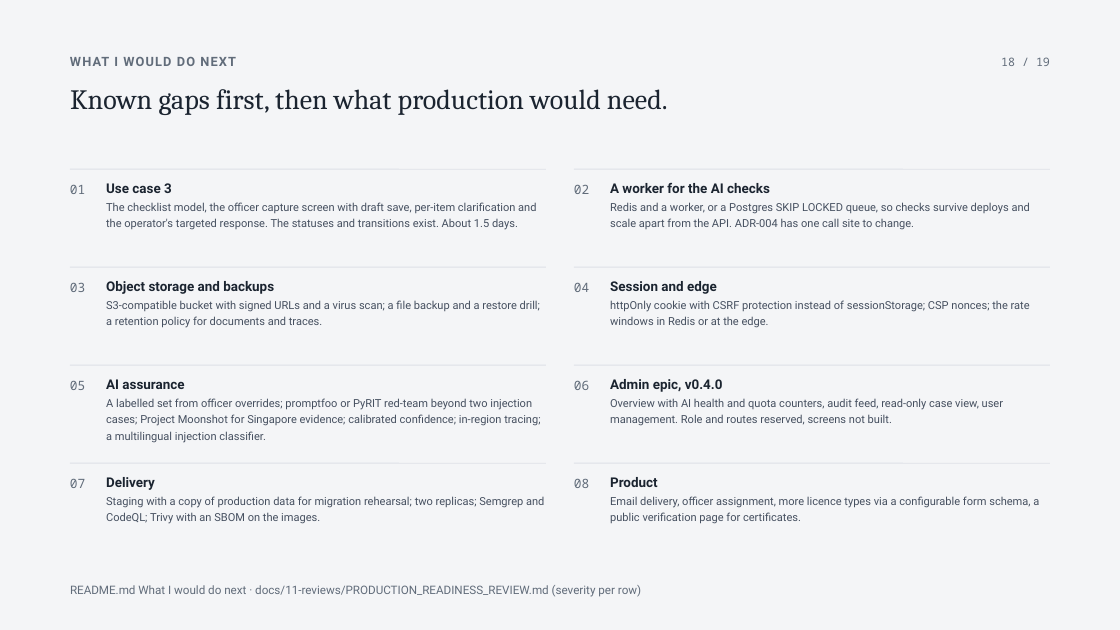
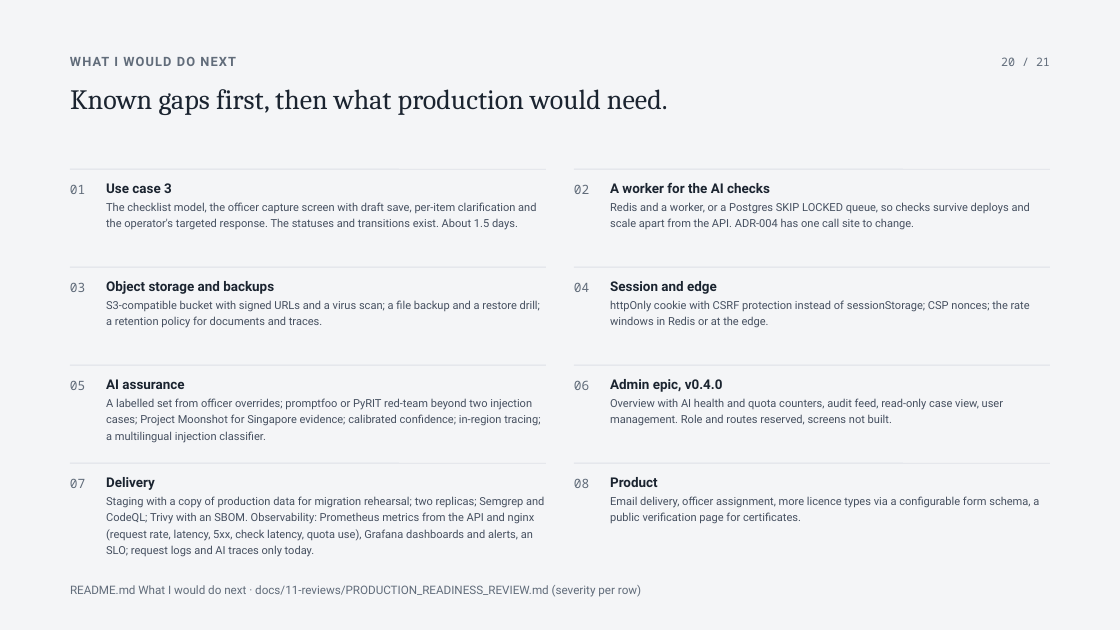
Before and after one commit to SuhaasNv/permitflow, a slide deck: slide 20 of docs/13-debrief/technical-deck/PermitFlow-technical.pptx (slide 18 before the commit). Drawn at 1120x630 pixels with LibreOffice and Linux fonts; fonts in the diff are those of the drawing. Boxes give left, top, right and bottom in pixels: in the first picture for what was removed or moved away, otherwise in the second. Text is boxed around its words. In the diff, an @@ line names an element or a change of style, - is before the commit and + after.

```diff
--- a/docs/13-debrief/technical-deck/PermitFlow-technical.pptx
+++ b/docs/13-debrief/technical-deck/PermitFlow-technical.pptx
@@ text at bbox=[1001, 57, 1050, 66]: text changed @@
-18 / 19
+20 / 21
@@ text at bbox=[106, 496, 544, 557]: text changed @@
-Staging with a copy of production data for migration rehearsal; two replicas; Semgrep and CodeQL; Trivy with an SBOM on the images.
+Staging with a copy of production data for migration rehearsal; two replicas; Semgrep and CodeQL; Trivy with an SBOM. Observability: Prometheus metrics from the API and nginx (request rate, latency, 5xx, check latency, quota use), Grafana dashboards and alerts, an SLO; request logs and AI traces only today.
```
Also in this commit, not shown: 11 other slides changed, 7 slides added, 5 slides removed, 10 other files.
